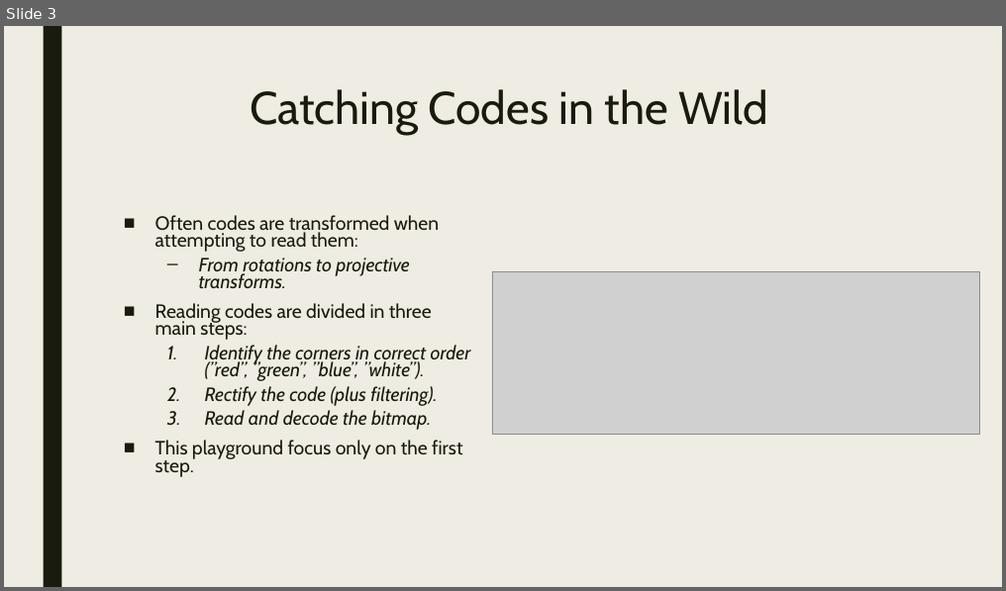
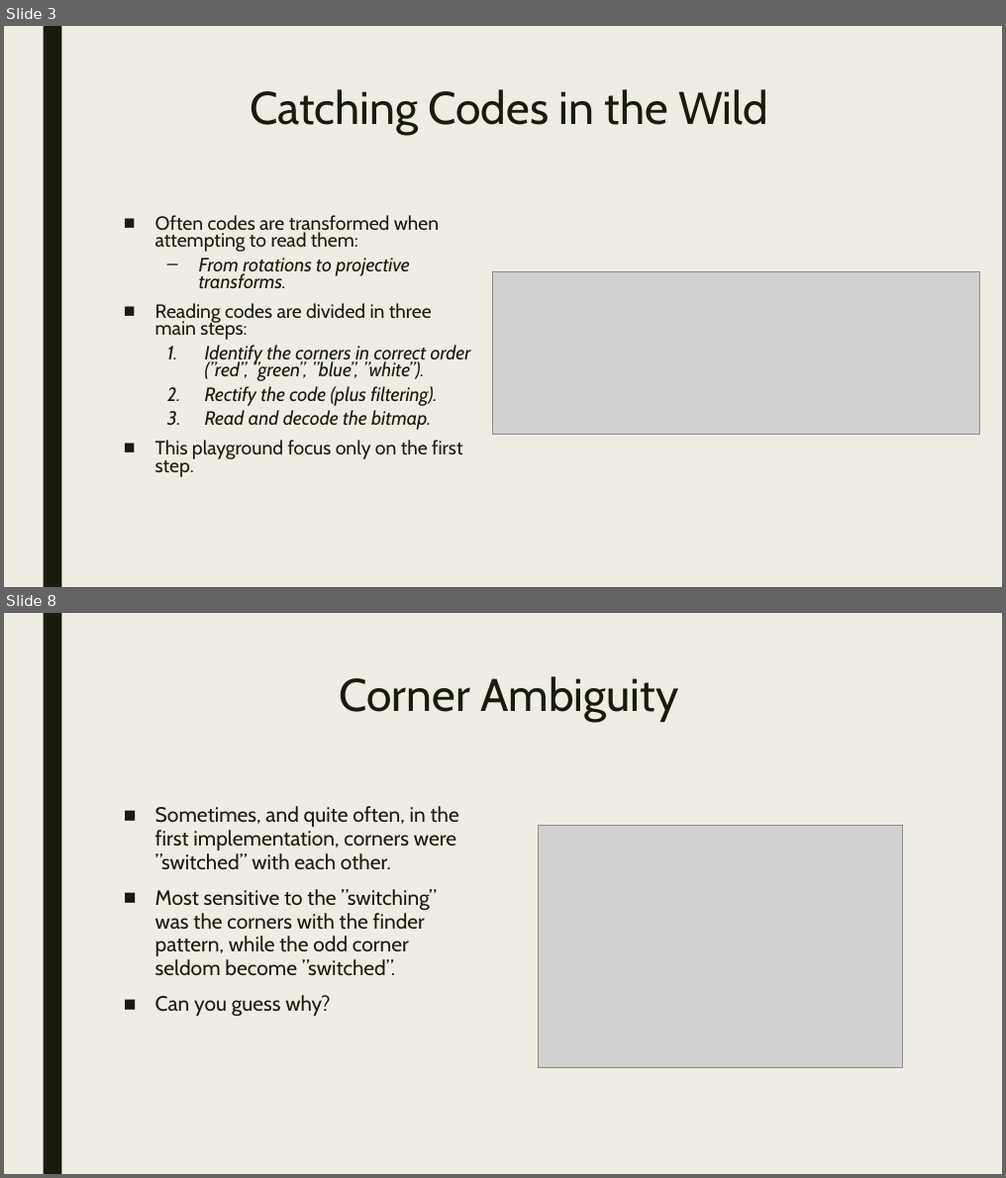
Before and after one commit to Origo-Vision/qr-corners, a slide deck: doc/qr-corners.pptx. Shown one above the other, each under a label of ours: slide 3 before the commit, slides 3 and 8 after it; the slides between them are not shown. The pictures are 1006x591 and 1006x1178 pixels, drawn with LibreOffice and Linux fonts; fonts in the diff are those of the drawing; grey boxes stand for pictures. Boxes give left, top, right and bottom in pixels: in the first picture for what was removed or moved away, otherwise in the second. Text is boxed around its words. In the diff, an @@ line names an element or a change of style, - is before the commit and + after.

```diff
--- a/doc/qr-corners.pptx
+++ b/doc/qr-corners.pptx
@@ slide 8 added at <box>4,613,1002,1174</box>, background #EFEDE3; not listed: 1 template element that a slide beside it also shows @@
@@ title added at <box>340,676,678,722</box>, 44 pt, text #191B0E @@
+Corner Ambiguity
@@ text added at <box>155,806,459,1017</box>, 20 pt, text #191B0E @@
+■ Sometimes, and quite often, in the first implementation, corners were ”switched” with each other.
+■ Most sensitive to the ”switching” was the corners with the finder pattern, while the odd corner seldom become ”switched”.
+■ Can you guess why?
@@ picture added at <box>539,826,902,1068</box> @@
```
Also in this commit, not shown: 2 slides changed, 4 other slides added.
